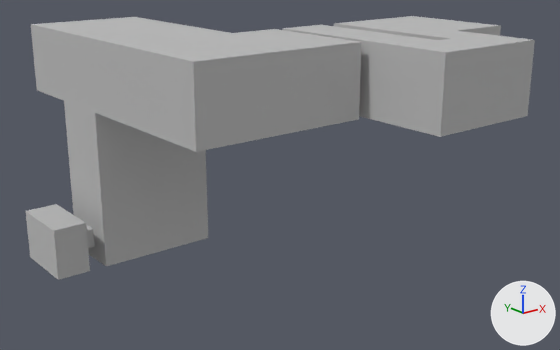
Before and after pictures for a commit that changed the FBX model Assets/Placeholders/Room_03/PLH_LVL3_Blockout.fbx.
Both versions are drawn from a camera (50 mm lens) standing at (-102.8, -144.2, 13.3) and looking at (-75.2, -109.6, -0.5). Lighting does not change. The marker at lower right points along +X, +Y and +Z. Where no turn or scale is listed for an object, it has been applied to the vertices. Vertices at the same position are counted once.

Names of what the first picture shows: 'LVL3_Blockout'.
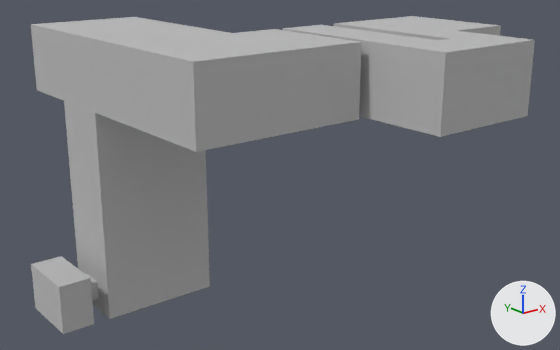
Edits to the scene script, one JSON object a line:
```json
{"block": "me_lvl2_blockout_001", "where": "me_lvl2_blockout_001.from_pydata(...)  # 286 vertices, 284 faces; spans x -87.9..-63.0, y -121.0..-97.5, z -5.0..8.0"}
{"block": "me_lvl2_blockout_001", "where": "# used by ob_lvl3_blockout; location = (0.0, 0.0, 0.0)"}
{"block": "me_lvl2_blockout_001", "change": "me_lvl2_blockout_001 part 1: all 72 vertices in x -87.9..-78.0, y -106.0..-102.0, z -5.0..-2.1 are moved by (0.0, 0.0, -3.3)"}
```

Where the change shows, as pixel boxes (x1, y1, x2, y2) in the pictures (560 x 350 px; the box of a moved part takes in the faces that stretch with it):
```json
{"object": "LVL3_Blockout", "change": "reshaped", "before": [26, 16, 535, 280], "after": [31, 16, 535, 334], "on screen": "20% taller"}
{"part": 1, "of": "me_lvl2_blockout_001", "change": "moved or reshaped", "before": [26, 101, 208, 280], "after": [31, 101, 210, 334]}
```
